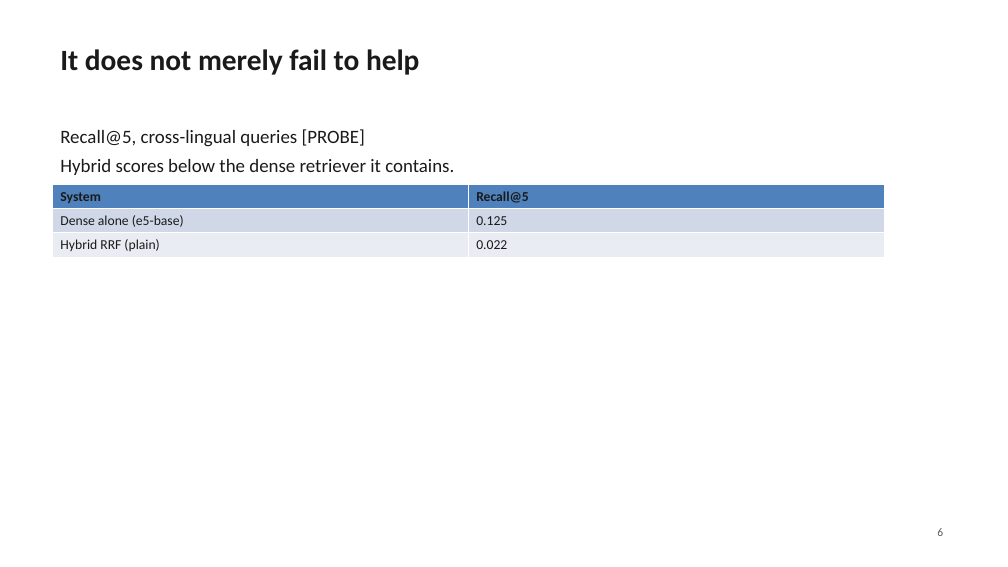
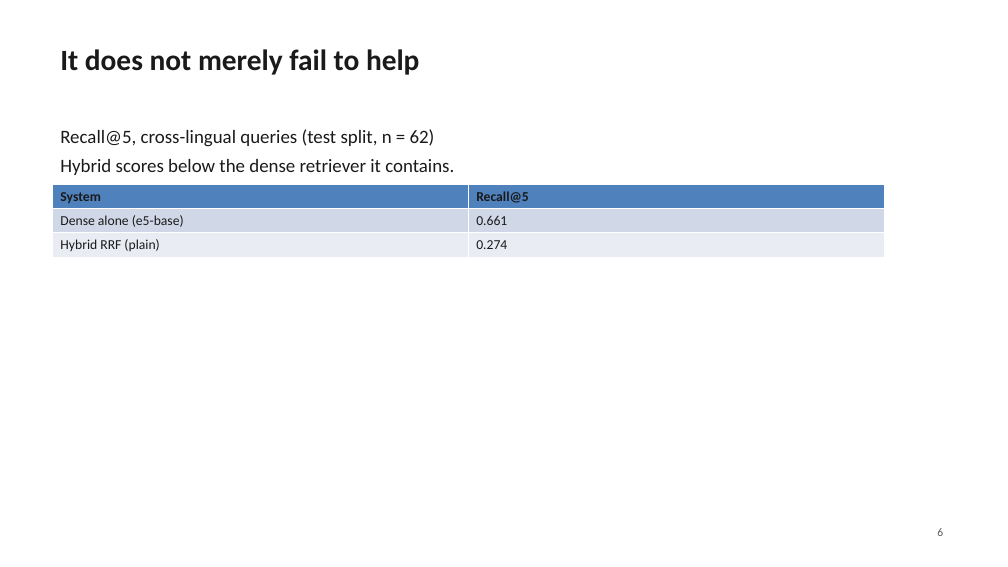
Before and after one commit to dhruvv1402/IndicRAG-QA, a slide deck: slide 6 of paper/IndicRAG-QA-slides.pptx. Drawn at 1008x567 pixels with LibreOffice and Linux fonts; fonts in the diff are those of the drawing. Boxes give left, top, right and bottom in pixels: in the first picture for what was removed or moved away, otherwise in the second. Text is boxed around its words. In the diff, an @@ line names an element or a change of style, - is before the commit and + after.

```diff
--- a/paper/IndicRAG-QA-slides.pptx
+++ b/paper/IndicRAG-QA-slides.pptx
@@ text at (60, 129, 435, 147): text changed @@
-Recall@5, cross-lingual queries [PROBE]
+Recall@5, cross-lingual queries (test split, n = 62)
@@ table at (53, 185, 885, 257) @@
-row 2, column 2: 0.125
+row 2, column 2: 0.661
-row 3, column 2: 0.022
+row 3, column 2: 0.274
```
Also in this commit, not shown: 8 other slides changed, 6 other files.
